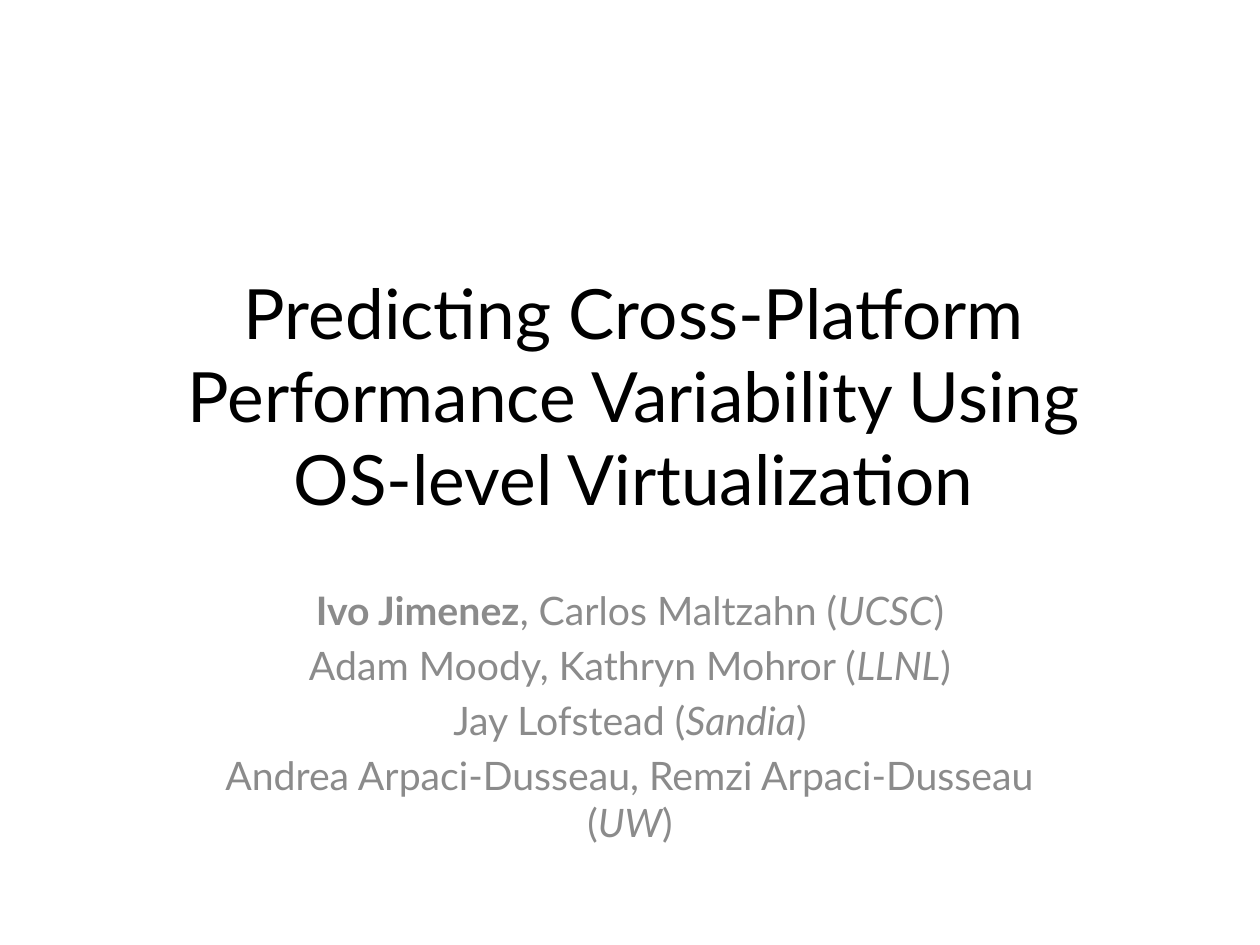
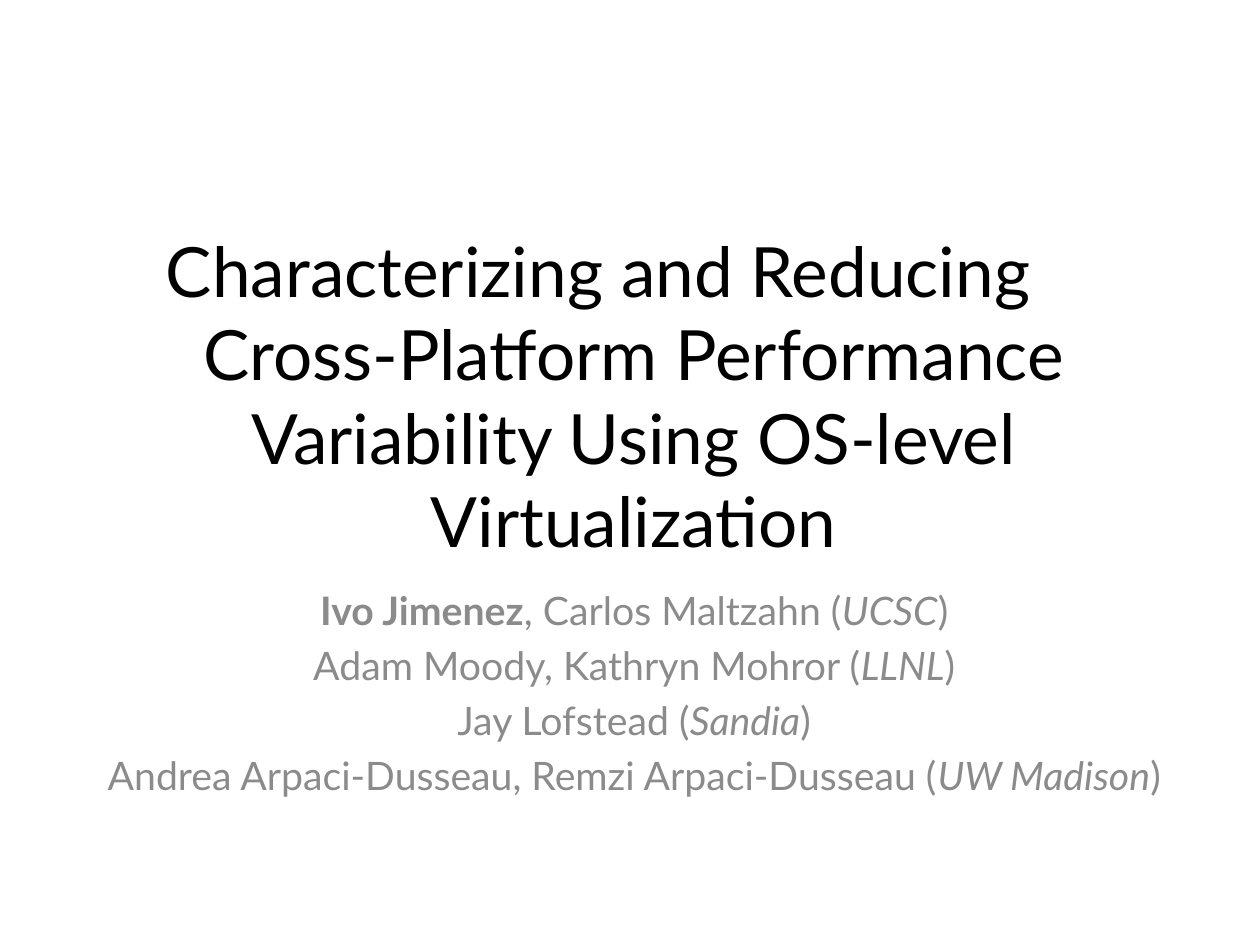
Before and after one commit to ivotron/varsys16, a slide deck: slide 1 of slides.pptx. Drawn at 1260x945 pixels with LibreOffice and Linux fonts; fonts in the diff are those of the drawing. Boxes give left, top, right and bottom in pixels: in the first picture for what was removed or moved away, otherwise in the second. Text is boxed around its words. In the diff, an @@ line names an element or a change of style, - is before the commit and + after.

```diff
--- a/slides.pptx
+++ b/slides.pptx
@@ title at bbox=[166, 246, 1064, 548]: text changed @@
-Predicting Cross-Platform Performance Variability Using
-OS-level Virtualization
+Characterizing and Reducing Cross-Platform Performance Variability Using OS-level Virtualization
@@ subtitle "Ivo Jimenez, Carlos Maltzahn (UCSC)": place and size @@
-subtitle "Ivo Jimenez, Carlos Maltzahn (UCSC)" at bbox=[225, 595, 1033, 797]
+subtitle "Ivo Jimenez, Carlos Maltzahn (UCSC)" at bbox=[108, 595, 1161, 797]
@@ subtitle at bbox=[108, 760, 1161, 797]: text changed @@
-Andrea Arpaci-Dusseau, Remzi Arpaci-Dusseau (UW)
+Andrea Arpaci-Dusseau, Remzi Arpaci-Dusseau (UW Madison)
```
Also in this commit, not shown: 10 other slides changed, 8 slides added.
